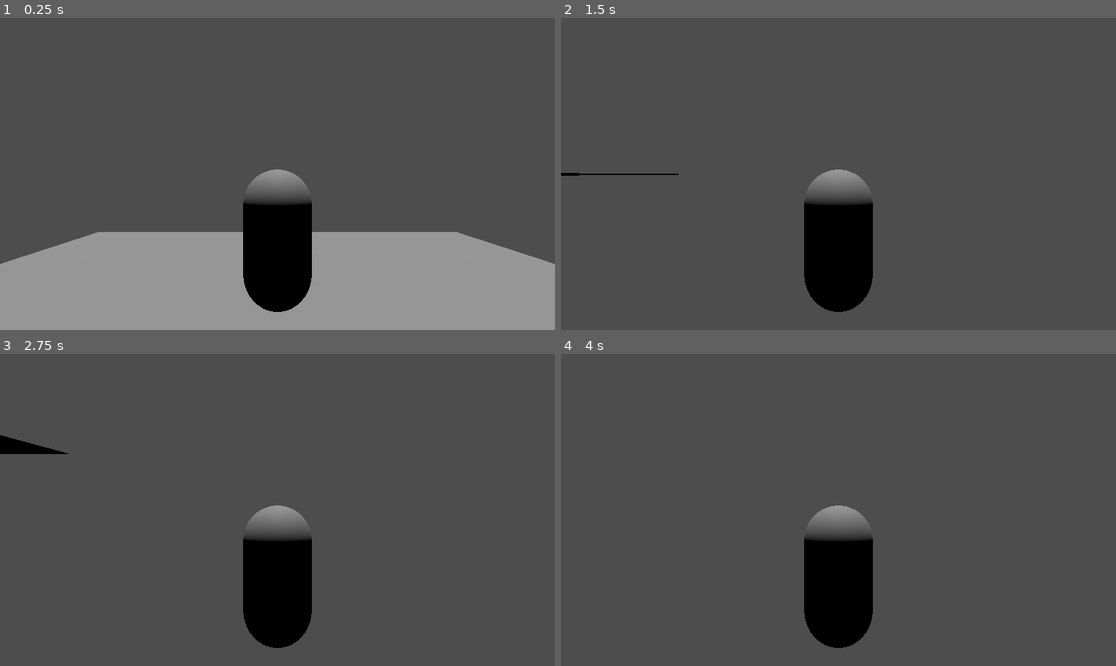
Above: before the commit, frames 1-4 (two rows, left to right).
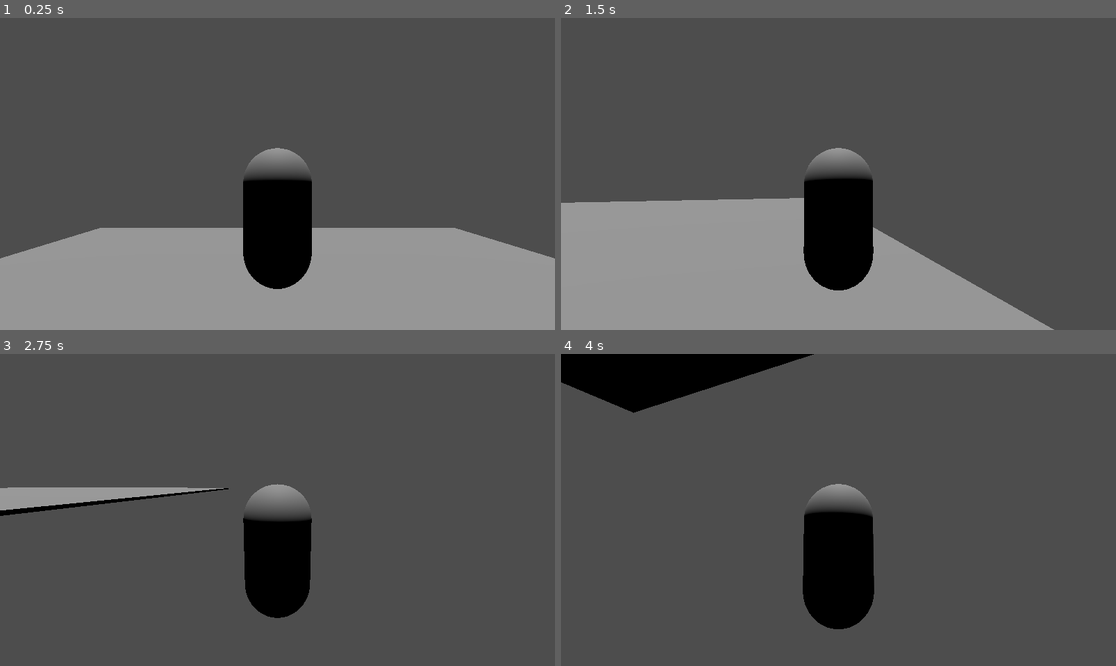
Above: after the commit, the same moments.

Repository: Suzodisho/Liberacion
Game: Godot game, scene res://Pruebas/Movimiento e Interaccionnes.tscn
The game is run twice, just before and just after one commit, with the same random seed, the same clock (stepped at 60 frames per second) and the same inputs.
Inputs (mouse positions are in pixels of both pictures, inside the frame that each line leads up to):
- Up to frame 1 (0.25 s): no input
- Up to frame 2 (1.5 s): move the mouse to (960, 158) at 0.52 s; hold D (Derecha) 0.53-1.28 s; tap Space (Salto) at 0.77 s; move the mouse to (727, 189) at 1.27 s; hold S (Atras) from 1.28 s (still down)
- Up to frame 3 (2.75 s): tap Space (Salto) at 1.52 s; move the mouse to (333, 441) at 2.02 s; release S (Atras) at 2.03 s; hold D (Derecha) from 2.03 s (still down)
- Up to frame 4 (4 s): move the mouse to (810, 572) at 2.77 s; release D (Derecha) at 2.78 s; hold W (Adelante) 2.78-3.53 s; tap Space (Salto) at 3.02, 3.77 s; move the mouse to (1005, 556) at 3.52 s; hold A (Izquierda) from 3.53 s (still down)

The runs differ from the first frame. In frame 1, 3.7% of the frame differs, in the area x 0-100%, y 41-95%; in frame 2, 27%, in the area x 0-89%, y 41-100%; in frame 3, 5.3%; in frame 4, 7.3%.

Commit message:
Movimiento de la camara y del jugador terminados

Diff:
--- /dev/null
+++ b/Codigo/Juego/Camara/siguiendo.gd
@@ -0,0 +1,4 @@
+extends Estado
+
+func entrar():
+	siguiendo
--- a/Codigo/Juego/Movimiento.gd
+++ b/Codigo/Juego/Movimiento.gd
@@ -1,11 +1,11 @@
 extends Estado
 
-const VEL = 50
+const VEL = 20
 const SAL:float = 500.0
 
 
 @onready var jugador:CharacterBody3D = owner
-@onready var camara:Camera3D = $"../../SpringArm3D/Camara"
+@onready var camara:Camera3D = $"../../SpringArm3D/Camera3D"
 
 func entrar():
 	print("Estas moviendote")
--- /dev/null
+++ b/Codigo/Juego/Rotacion.gd
@@ -0,0 +1,15 @@
+extends SpringArm3D
+
+@onready var jugador = owner
+const SENS = 0.001
+
+func _input(event: InputEvent) -> void:
+	if event is InputEventMouseMotion:
+		rotation.x -= -event.relative.y * SENS
+		jugador.rotation.y -= -event.relative.x * SENS
+
+		rotation.x = clamp(rotation.x, -PI/4, PI/2)
+
+
+func _ready() -> void:
+	Input.set_mouse_mode(Input.MOUSE_MODE_CAPTURED)
--- a/Codigo/Juego/Salto.gd
+++ b/Codigo/Juego/Salto.gd
@@ -1,7 +1,7 @@
 extends Estado
 
 @onready var jugador:CharacterBody3D = owner
-@onready var camara:Camera3D = $"../../SpringArm3D/Camara"
+@onready var camara:Camera3D = $"../../SpringArm3D/Camera3D"
 var VEL = 20
 
 func entrar():
--- a/Escenas/Jugador.tscn
+++ b/Escenas/Jugador.tscn
@@ -1,8 +1,9 @@
-[gd_scene load_steps=7 format=3 uid="uid://bpuw3jhb6morb"]
+[gd_scene load_steps=8 format=3 uid="uid://bpuw3jhb6morb"]
 
 [ext_resource type="Script" uid="uid://cu1whfrid3ovs" path="res://Codigo/Clases/Maquina De Estados.gd" id="1_pqx3y"]
 [ext_resource type="Script" uid="uid://cq075paynv6eo" path="res://Codigo/Juego/Movimiento.gd" id="2_5jvw8"]
 [ext_resource type="Script" uid="uid://d0retxkrtxjqq" path="res://Codigo/Juego/Salto.gd" id="3_5jvw8"]
+[ext_resource type="Script" uid="uid://culu1wet4ss1r" path="res://Codigo/Juego/Rotacion.gd" id="4_8g85c"]
 
 [sub_resource type="CapsuleMesh" id="CapsuleMesh_y15tc"]
 
@@ -25,13 +26,6 @@
 script = ExtResource("3_5jvw8")
 metadata/_custom_type_script = "uid://dviuq6s01cyj0"
 
-[node name="SpringArm3D" type="SpringArm3D" parent="."]
-transform = Transform3D(1, 0, 0, 0, 1, 0, 0, 0, 1, 0, 0.93385994, 0)
-collision_mask = 2
-spring_length = 3.0
-
-[node name="Camara" type="Camera3D" parent="SpringArm3D"]
-
 [node name="R_Cuerpo" type="MeshInstance3D" parent="."]
 mesh = SubResource("CapsuleMesh_y15tc")
 
@@ -41,3 +35,10 @@
 [node name="R_Ojos" type="MeshInstance3D" parent="."]
 transform = Transform3D(0.6621238, 0, 0, 0, 0.27776206, 0, 0, 0, 0.26052058, 0, 0.515167, -0.3863216)
 mesh = SubResource("BoxMesh_pqx3y")
+
+[node name="SpringArm3D" type="SpringArm3D" parent="."]
+transform = Transform3D(1, 0, 0, 0, 1, 0, 0, 0, 1, 0, 0.62290096, 0)
+spring_length = 3.0
+script = ExtResource("4_8g85c")
+
+[node name="Camera3D" type="Camera3D" parent="SpringArm3D"]
Not shown, added: Codigo/Juego/Camara/siguiendo.gd.uid
Not shown, added: Codigo/Juego/Rotacion.gd.uid
